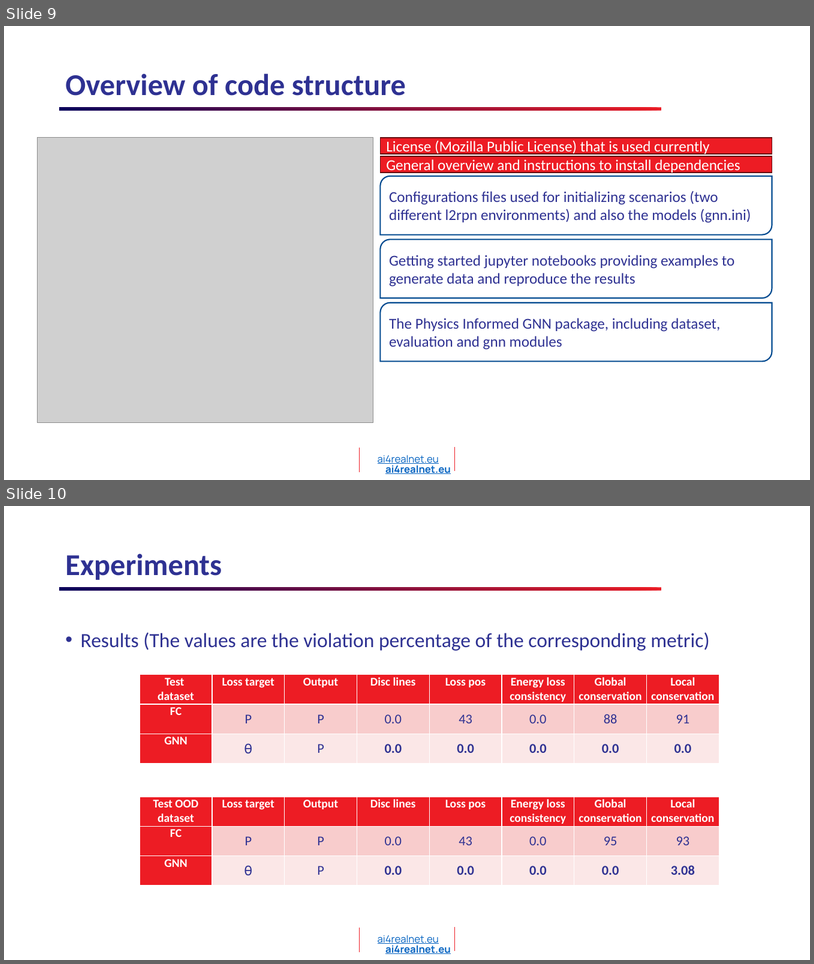
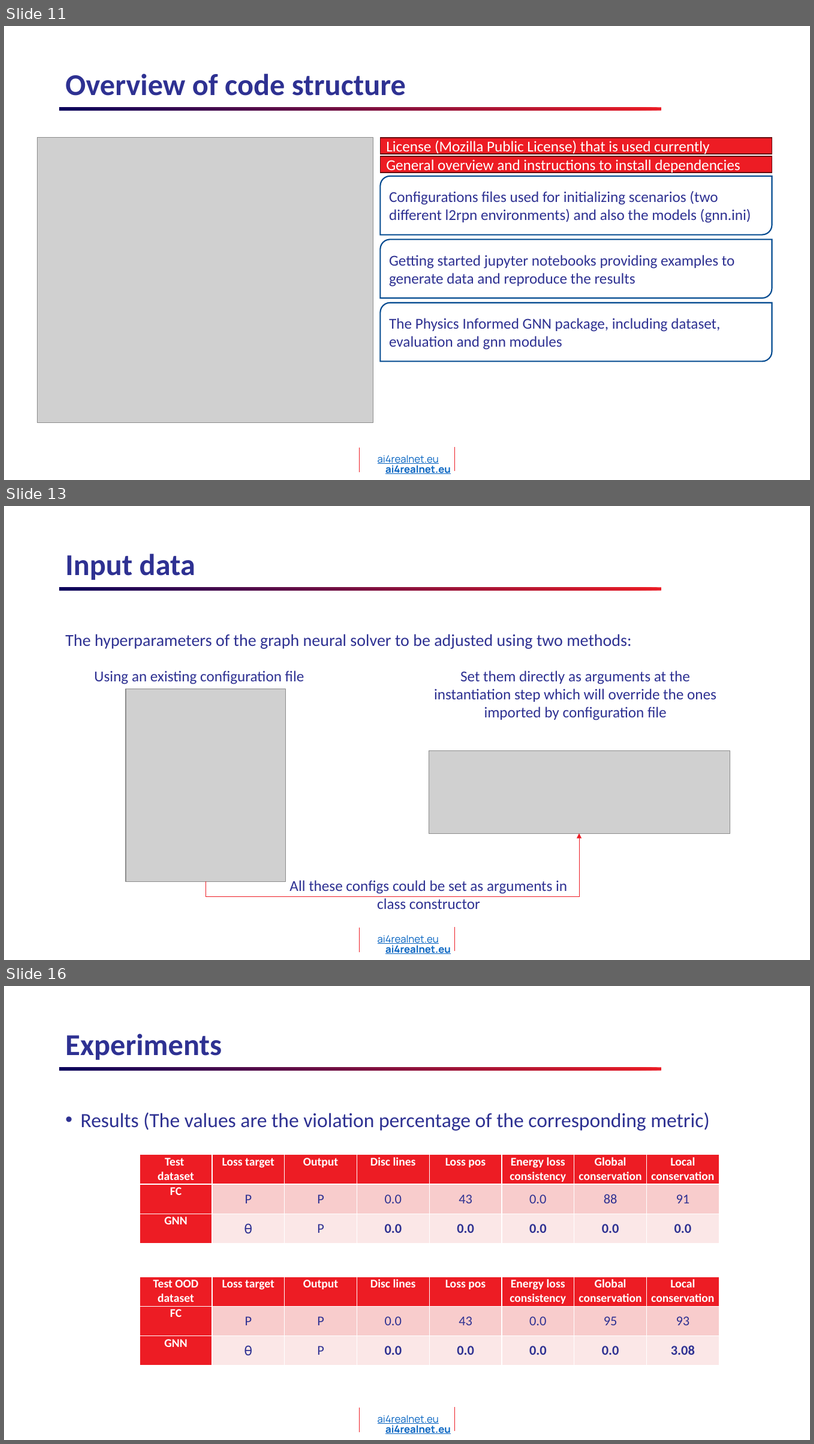
Before and after one commit to AI4REALNET/T2.1_graph_neural_solver, a slide deck: T2.1_KAI_GNN_IRTSX.pptx. Shown one above the other, each under a label of ours: slides 9 and 10 before the commit, slides 11, 13 and 16 after it; the slides between them are not shown. The pictures are 814x964 and 814x1444 pixels, drawn with LibreOffice and Linux fonts; fonts in the diff are those of the drawing; grey boxes stand for pictures; background and template pictures are left out. Boxes give left, top, right and bottom in pixels: in the first picture for what was removed or moved away, otherwise in the second. Text is boxed around its words. In the diff, an @@ line names an element or a change of style, - is before the commit and + after.

```diff
--- a/T2.1_KAI_GNN_IRTSX.pptx
+++ b/T2.1_KAI_GNN_IRTSX.pptx
@@ slide 13 added at (x1=4, y1=506, x2=810, y2=960), background #FFFFFF; not listed: 5 template elements that a slide beside it also shows @@
@@ title added at (x1=65, y1=553, x2=195, y2=580), 36 pt, text #2E3192, bold @@
+Input data
@@ text added at (x1=65, y1=634, x2=632, y2=649), 20 pt, text #2E3192 @@
+The hyperparameters of the graph neural solver to be adjusted using two methods:
@@ text added at (x1=94, y1=670, x2=305, y2=684), 18 pt, text #2E3192 @@
+Using an existing configuration file
@@ text added at (x1=434, y1=670, x2=717, y2=720), 18 pt, text #2E3192 @@
+Set them directly as arguments at the instantiation step which will override the ones imported by configuration file
@@ picture added at (x1=126, y1=690, x2=286, y2=882) @@
@@ picture added at (x1=429, y1=750, x2=730, y2=832) @@
@@ elbow arrow added from (206, 881) to (579, 833), #ED1C24 0.5 pt @@
@@ text added at (x1=290, y1=880, x2=567, y2=909), 18 pt, text #2E3192 @@
+All these configs could be set as arguments in class constructor
@@ what was slide 9 is now slide 11 @@
@@ what was slide 10 is now slide 16 @@
```
Also in this commit, not shown: 1 slide changed, 5 other slides added.
